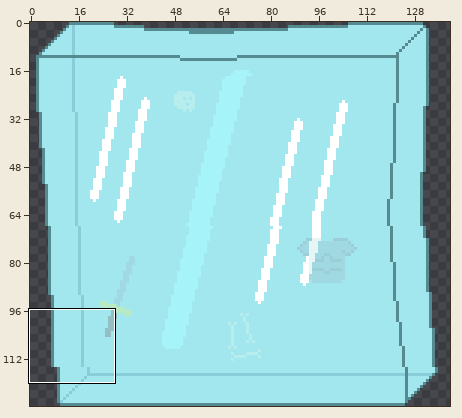
A pixel-art file gets an edit: Roguelike TBS/Assets/Sprites/Aseprite Files/GelatinousCubeMoveLeft.ase. Above: a wide view before the commit, with the close-up outlined.
Close-up. As it was:
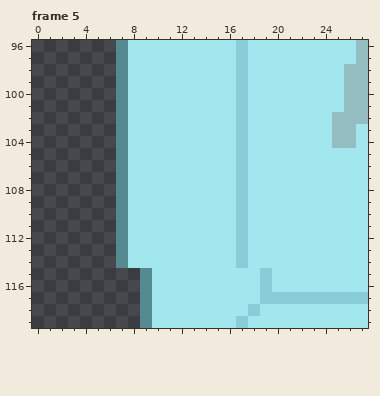
144x128 pixels, 5 frames. Colours within 5 levels of each other are drawn and written as one. Shown: frame 5: x 0..27, y 96..119. The wide view leaves out empty margins.
And afterwards:
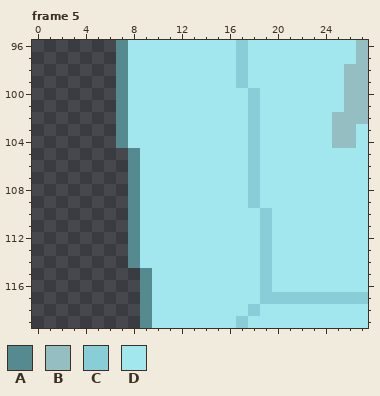
Palette (. is transparent): A #568a91  B #94bec2  C #88cdd7  D #a2e7ee
Difference:
Frame 5:
The edit turns colour D into colour A in rows 105 to 114 at x 8.
The edit turns colour D into colour C in rows 100 to 109 at x 18; in rows 110 to 114 at x 19.
The edit turns colour C into colour D in rows 100 to 114 at x 17.
The edit erases colour A in rows 105 to 114 at x 7.
Pixel boxes of the changes (left, top, right, bottom) in both close-ups:
changed: (236, 88, 272, 268)
changed: (116, 148, 140, 268)
